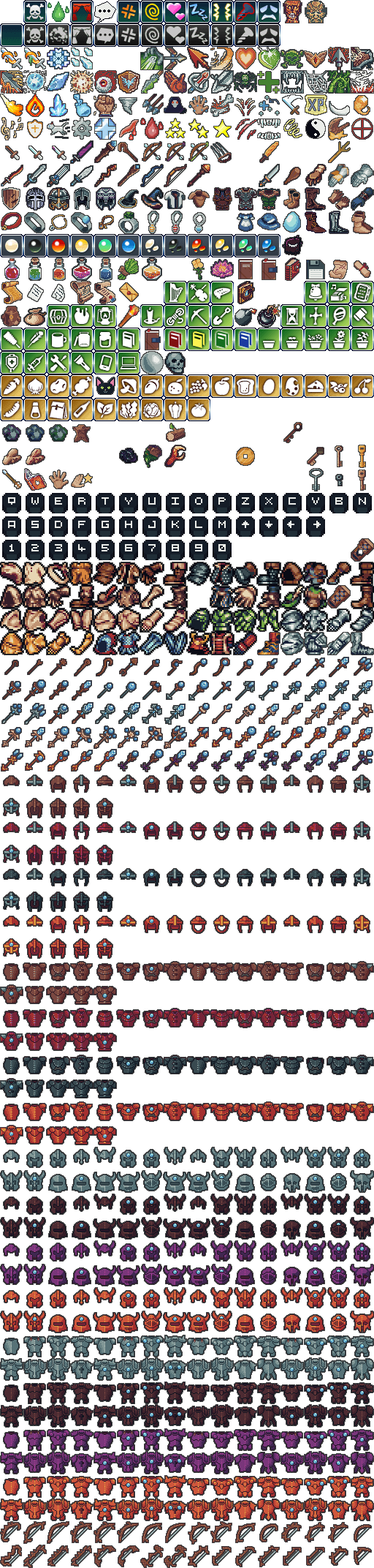
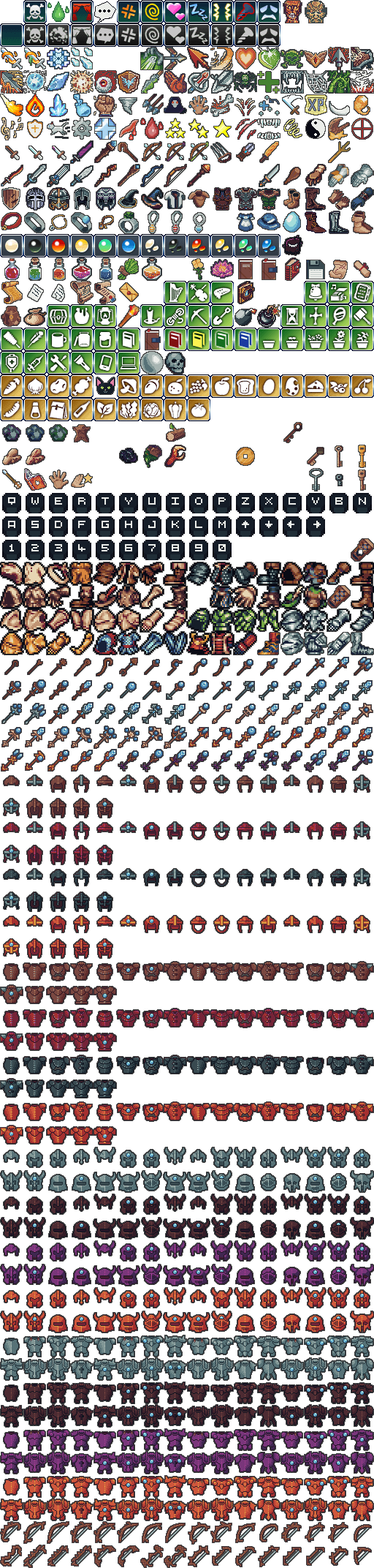
Layered file, before and after one edit (374 × 1568). Changes by layer:
added layer "Fist_Weapon_8" above "Necromancer_05" over [236, 143, 255, 161]